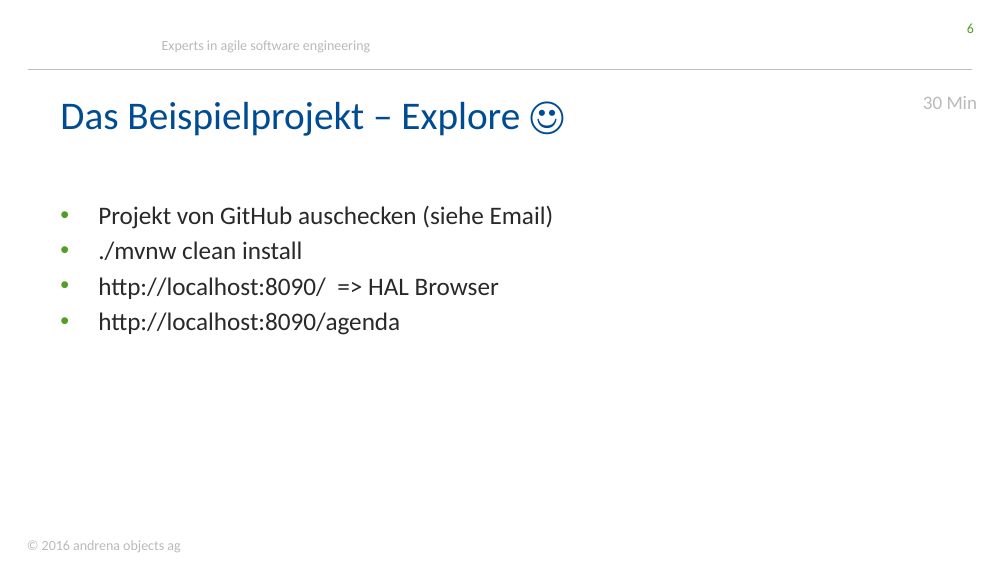
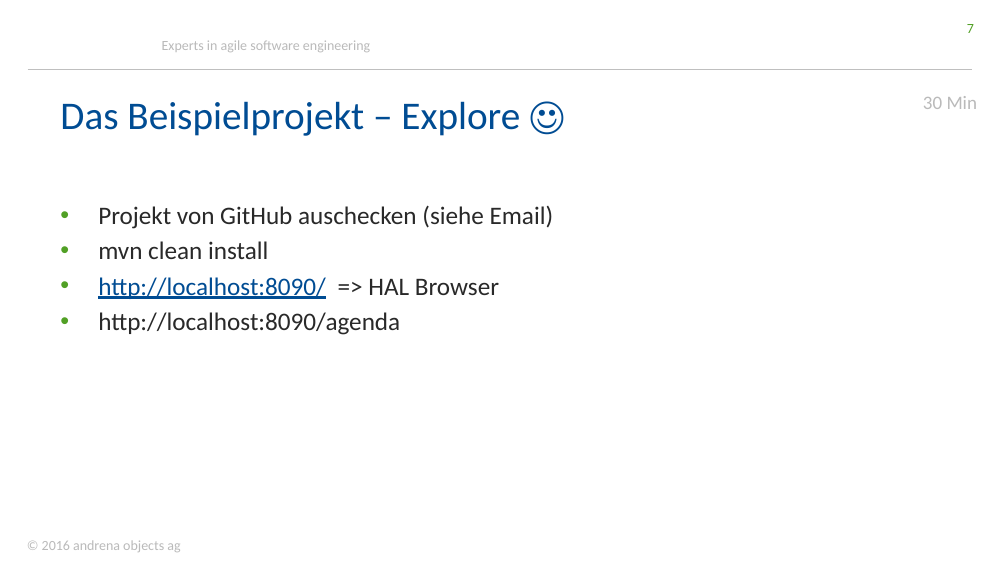
Before and after one commit to stklqt/oop-springboot-springdata-server, a slide deck: slide 7 of springBootDataWorkshop.pptx (slide 6 before the commit). Drawn at 1008x567 pixels with LibreOffice and Linux fonts; fonts in the diff are those of the drawing; background and template pictures are left out. Boxes give left, top, right and bottom in pixels: in the first picture for what was removed or moved away, otherwise in the second. Text is boxed around its words. In the diff, an @@ line names an element or a change of style, - is before the commit and + after.

```diff
--- a/springBootDataWorkshop.pptx
+++ b/springBootDataWorkshop.pptx
@@ page number at [967,24,974,33]: text changed @@
-6
+7
@@ text at [98,241,268,259]: text changed @@
-• ./mvnw clean install
+• mvn clean install
@@ text at [98,277,499,299]: text colour #292929 to #004C93, underline on in "http://localhost:8090/" @@
```
Also in this commit, not shown: 6 other slides changed, 1 slide added, 1 slide removed.
